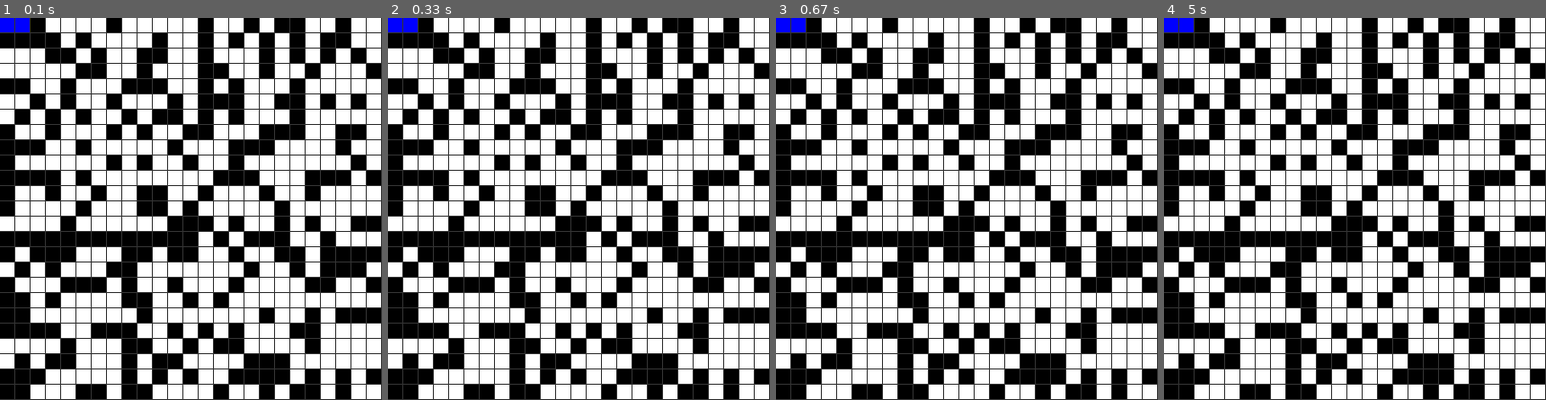
Above: before the commit, frames 1-4 (left to right).
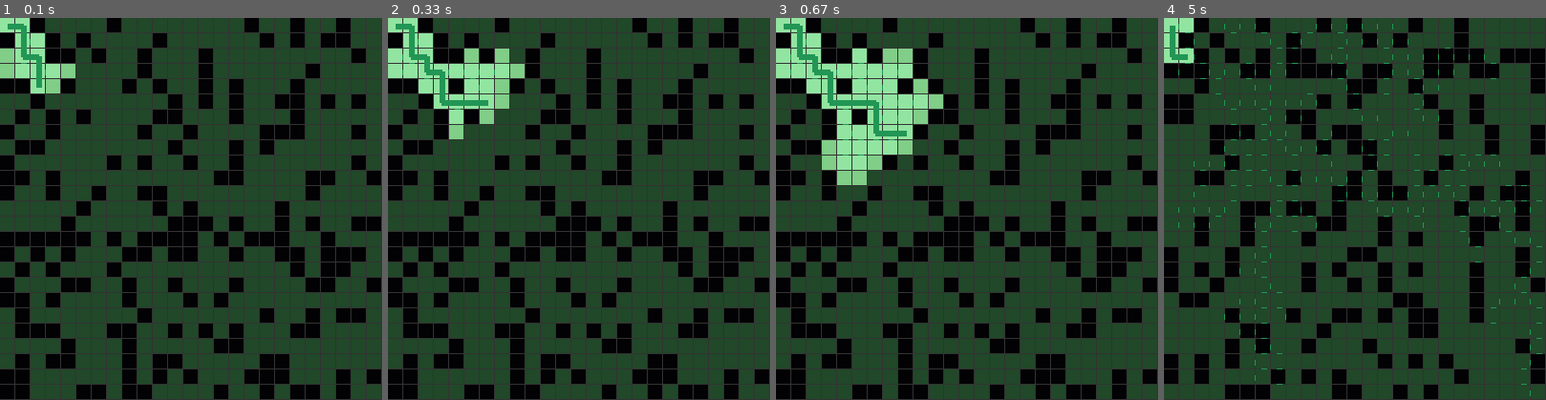
Above: after the commit, the same moments.

Repository: DHameete/pygames
Game: pygame game, started from 08_AstarAlgorithm/main.py
Same seed, same stepped clock (60 frames per second), same inputs: the game is played once before the commit and once after it.
Inputs:
- Up to frame 1 (0.1 s): no input
- Up to frame 2 (0.33 s): no input
- Up to frame 3 (0.67 s): no input
- Up to frame 4 (5 s): hold R from 4.83 s (still down)

The runs differ from the first frame. In frame 1, 61% of the frame differs, in the area x 0-100%, y 0-100%; in frame 2, 61%; in frame 3, 61%; in frame 4, 80%.

Commit message:
add reset with R, best path and new colors

Diff:
--- a/08_AstarAlgorithm/grid.py
+++ b/08_AstarAlgorithm/grid.py
@@ -34,11 +34,11 @@
                 if(c < self.cols - 1):
                     spot.addNeighbors(self.spots[r][c+1])
                     # print("RIGHT")
-                if(r > 0 and c > 0):
-                    spot.addNeighbors(self.spots[r-1][c-1])
-                if(r > 0 and c < self.cols - 1):
-                    spot.addNeighbors(self.spots[r-1][c+1])
-                if(r < self.rows - 1 and c > 0):
-                    spot.addNeighbors(self.spots[r+1][c-1])
-                if(r < self.rows - 1 and c < self.cols - 1):
-                    spot.addNeighbors(self.spots[r+1][c+1])
+                # if(r > 0 and c > 0):
+                #     spot.addNeighbors(self.spots[r-1][c-1])
+                # if(r > 0 and c < self.cols - 1):
+                #     spot.addNeighbors(self.spots[r-1][c+1])
+                # if(r < self.rows - 1 and c > 0):
+                #     spot.addNeighbors(self.spots[r+1][c-1])
+                # if(r < self.rows - 1 and c < self.cols - 1):
+                #     spot.addNeighbors(self.spots[r+1][c+1])
--- a/08_AstarAlgorithm/main.py
+++ b/08_AstarAlgorithm/main.py
@@ -48,12 +48,33 @@
     openSets.append(start)
 
     running = True
+    best = start
 
     # loop
     while True:
         for event in pygame.event.get():
             if event.type == QUIT:
                 return False
+
+            if event.type == KEYDOWN:
+                if event.key == K_r:
+                    grid = Grid(cols,rows)
+                    grid.checkNeighbor()
+
+                    openSets = []
+                    closedSets = []
+
+                    start = grid.spots[0][0]
+                    end = grid.spots[-1][-1]
+
+                    start.wall = False
+                    end.wall = False
+
+                    openSets.append(start)
+
+                    running = True
+                    best = start
+
 
         while running:
             for event in pygame.event.get():
@@ -100,8 +121,12 @@
                         neighbor.f = neighbor.g + neighbor.h
                         neighbor.previous = current
 
+                        if neighbor.h < best.h:
+                            best = neighbor
+
             else:
                 # no solution
+                current = best
                 running = False
                 print("No solution")
 
@@ -111,19 +136,25 @@
 
             # Show open and closed sets on grid
             for openSet in openSets:
-                openSet.show(displaysurface, GREEN)
+                openSet.show(displaysurface, (128,206,135))
 
             for closedSet in closedSets:
-                closedSet.show(displaysurface, RED)
+                closedSet.show(displaysurface, (146,229,161))
 
             path = []
             temp = current
             path.append(temp)
+            points = []
             while(temp.previous):
                 path.append(temp.previous)
                 temp = temp.previous
             for p in path:
-                p.show(displaysurface,BLUE)
+                # p.show(displaysurface,BLUE)
+                points.append([p.c*p.width + p.width/2, p.r*p.height + p.height/2])
+
+            if len(points)>1:
+                pygame.draw.lines(displaysurface,(34,150,85),False,points,6)
+
 
             # Update display
             pygame.display.update()
--- a/08_AstarAlgorithm/spot.py
+++ b/08_AstarAlgorithm/spot.py
@@ -14,10 +14,10 @@
 
         self.f = 0
         self.g = 0
-        self.h = 0
+        self.h = 1000
 
         self.wall = False
-        if randint(0,10) < 4:
+        if randint(0,10) < 3:
             self.wall = True
 
 
@@ -25,9 +25,9 @@
         self.previous = None
 
 
-    def show(self, surface, color = WHITE):
+    def show(self, surface, color = (32,72,41)):
         if self.wall:
-            pygame.draw.rect(surface, (0,0,0), (self.c * self.width, self.r * self.height, self.width-1, self.height-1))
+            pygame.draw.rect(surface, (2,2,4), (self.c * self.width, self.r * self.height, self.width-1, self.height-1))
         else:
             pygame.draw.rect(surface, color, (self.c * self.width, self.r * self.height, self.width-1, self.height-1))
 
